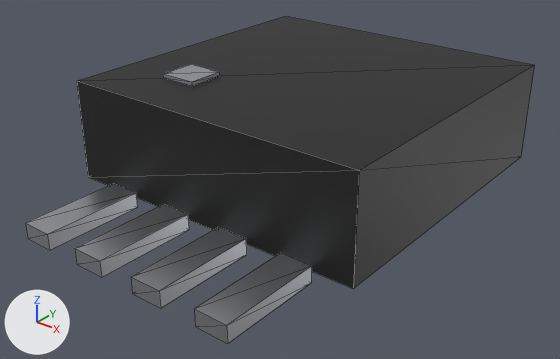
An edit to the glTF model parts/lmv358-msop8/lmv358-msop8.glb, drawn before and after from the same camera.
One viewpoint serves both versions: a camera (50 mm lens) standing at (0.00405, -0.00554, 0.00328) and looking at (-0.00009, -0.00037, 0.00007). The lights are fixed; the arrows at lower left show +X, +Y and +Z. The older version comes first. Mesh edges are drawn as thin lines. Where no turn or scale is listed for an object, it has been applied to the vertices. Vertices at exactly the same position are counted once.
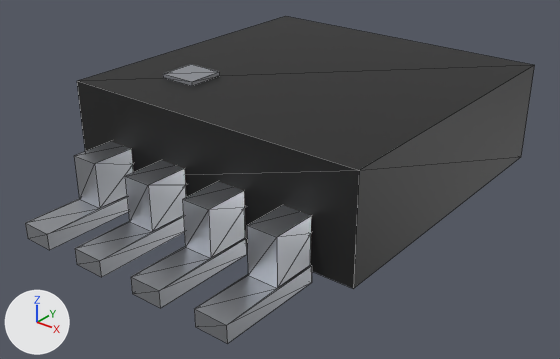
Where the newer file only moved an object's origin or applied its transform, the numbers keep the older frame.

The change, as JSON lines over the scene's bpy script:
```json
{"block": "me_mesh_2", "where": "# used by ob_mesh_2; location = (-0.000975, -0.001975, 0.000075)"}
{"op": "remove", "block": "me_mesh_2", "code": "me_mesh_2.from_pydata(...)  # 64 vertices, 96 faces; spans x -0.00015..0.0021, y -0.00048..0.00443, z -0.00008..0.00008"}
{"op": "add", "block": "me_mesh_2", "code": "me_mesh_2.from_pydata(...)  # 168 vertices, 288 faces; spans x -0.00015..0.0021, y -0.00048..0.00443, z -0.00008..0.0005"}
{"block": "me_mesh_2", "change": "me_mesh_2 part 1"}
{"block": "me_mesh_2", "change": "32 faces are deleted"}
{"block": "me_mesh_2", "change": "12 vertices are added at x -0.00013..0.00208, y 0.00047..0.00348, z 0.00007"}
{"block": "me_mesh_2", "change": "8 new vertices lie (0.0, 0.0, -0.00015) away from vertices in x -0.00015..0.0021, y 0.00048, z 0.00007"}
{"block": "me_mesh_2", "change": "6 new vertices lie (0.0, 0.00001, 0.00027) away from vertices in x -0.00013..0.00208, y 0.00047, z 0.00007"}
{"block": "me_mesh_2", "change": "6 new vertices lie (0.0, 0.00026, 0.00015) away from vertices in x -0.00013..0.00208, y 0.00048, z 0.00034"}
{"block": "me_mesh_2", "change": "8 new vertices lie (-0.00027, 0.0, 0.0) away from vertices in x 0.00078..0.00208, y 0.00047..0.00348, z 0.00007..0.00049"}
{"block": "me_mesh_2", "change": "8 new vertices lie (0.0, 0.00026, 0.0) away from vertices in x -0.00013..0.00208, y 0.00048, z 0.00034"}
{"block": "me_mesh_2", "change": "8 new vertices lie (0.0, -0.00039, 0.00001) away from vertices in x -0.00013..0.00208, y 0.00047, z 0.00007"}
{"block": "me_mesh_2", "change": "8 new vertices lie (0.0, -0.0004, 0.00016) away from vertices in x -0.00013..0.00208, y 0.00048, z 0.00034"}
{"block": "me_mesh_2", "change": "8 new vertices lie (0.0, 0.00039, 0.0) away from vertices in x -0.00013..0.00208, y 0.00348, z 0.00007"}
{"block": "me_mesh_2", "change": "8 new vertices lie (0.0, -0.00039, 0.00027) away from vertices in x -0.00013..0.00208, y 0.00387, z 0.00007"}
{"block": "me_mesh_2", "change": "8 new vertices lie (0.0, 0.0, 0.00042) away from vertices in x -0.00013..0.00208, y 0.00387, z 0.00007"}
{"block": "me_mesh_2", "change": "8 new vertices lie (0.0, -0.00026, 0.00015) away from vertices in x -0.00013..0.00208, y 0.00348, z 0.00034"}
{"block": "me_mesh_2", "change": "8 new vertices lie (0.0, -0.00026, 0.0) away from vertices in x -0.00013..0.00208, y 0.00348, z 0.00034"}
{"block": "me_mesh_2", "change": "224 new faces join them"}
```

Location of each change, (x1, y1, x2, y2) in pixels of the pictures (560 x 359 px):
```json
{"object": "Mesh_2", "change": "reshaped", "before": [25, 183, 312, 344], "after": [25, 141, 312, 344]}
{"part": 1, "of": "me_mesh_2", "change": "built on", "before": [29, 183, 312, 325], "after": [29, 141, 312, 325]}
```
